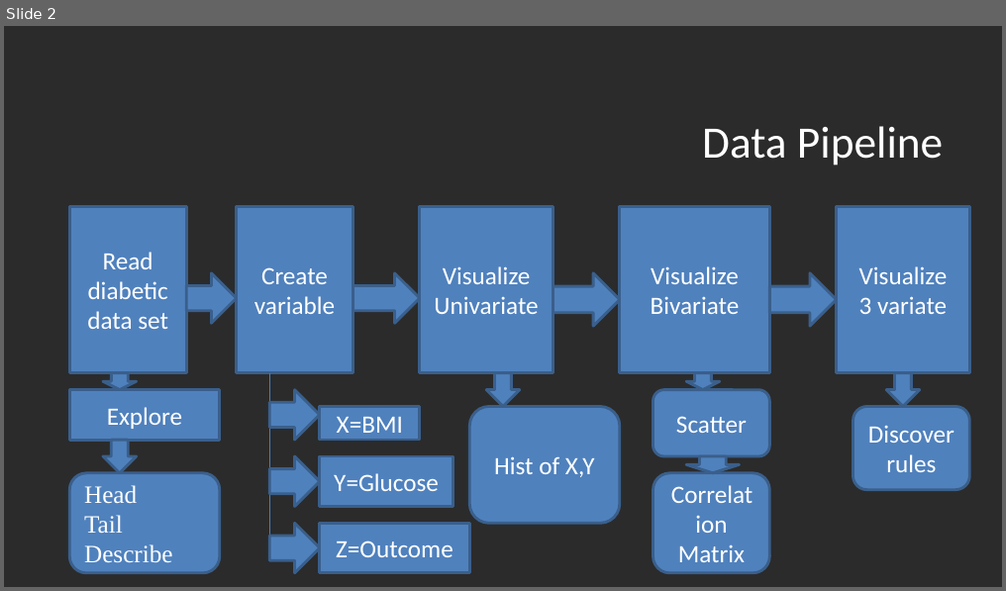
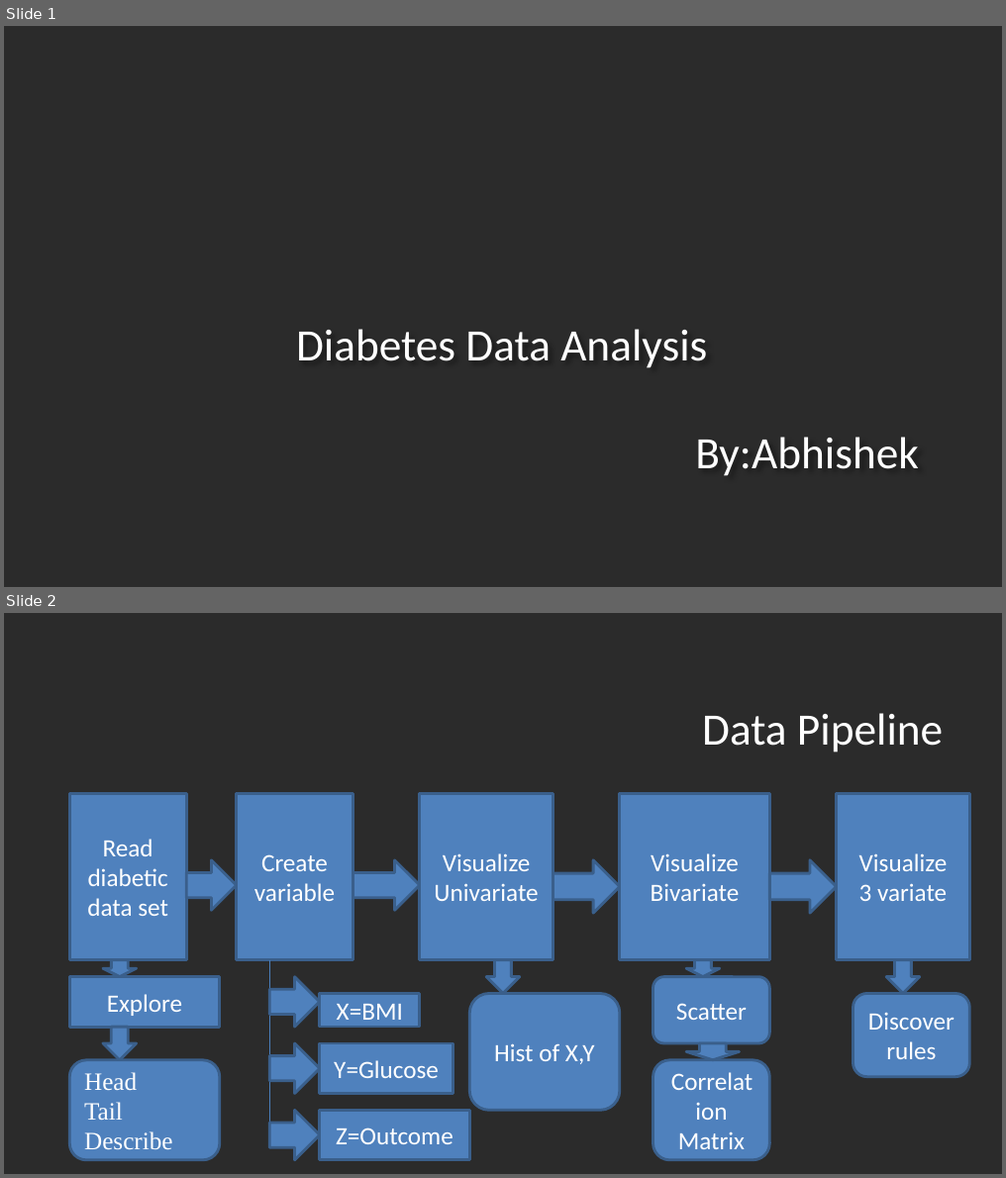
Before and after one commit to Ranjan4mh/assigment2_module1, a slide deck: Abhishek_Assignment.pptx. Shown one above the other, each under a label of ours: slide 2 before the commit, slides 1 and 2 after it. The pictures are 1006x591 and 1006x1178 pixels, drawn with LibreOffice and Linux fonts; fonts in the diff are those of the drawing; background and template pictures are left out; a plain dark background stands for a picture behind light text. Boxes give left, top, right and bottom in pixels: in the first picture for what was removed or moved away, otherwise in the second. Text is boxed around its words. In the diff, an @@ line names an element or a change of style, - is before the commit and + after.

```diff
--- a/Abhishek_Assignment.pptx
+++ b/Abhishek_Assignment.pptx
@@ slide 1 added at box(4, 26, 1002, 587), background picture (left out) @@
@@ title added at box(296, 329, 919, 476), 32.4 pt, text #FFFFFF @@
+Diabetes Data Analysis
+By:Abhishek
```
Also in this commit, not shown: 1 other slide added, 3 slides removed, 1 other file.
